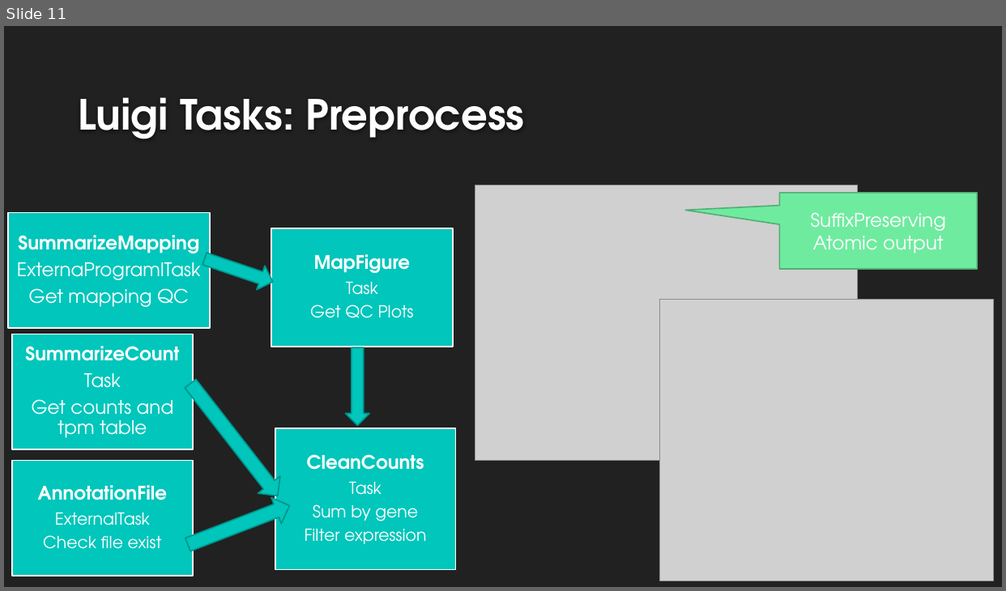
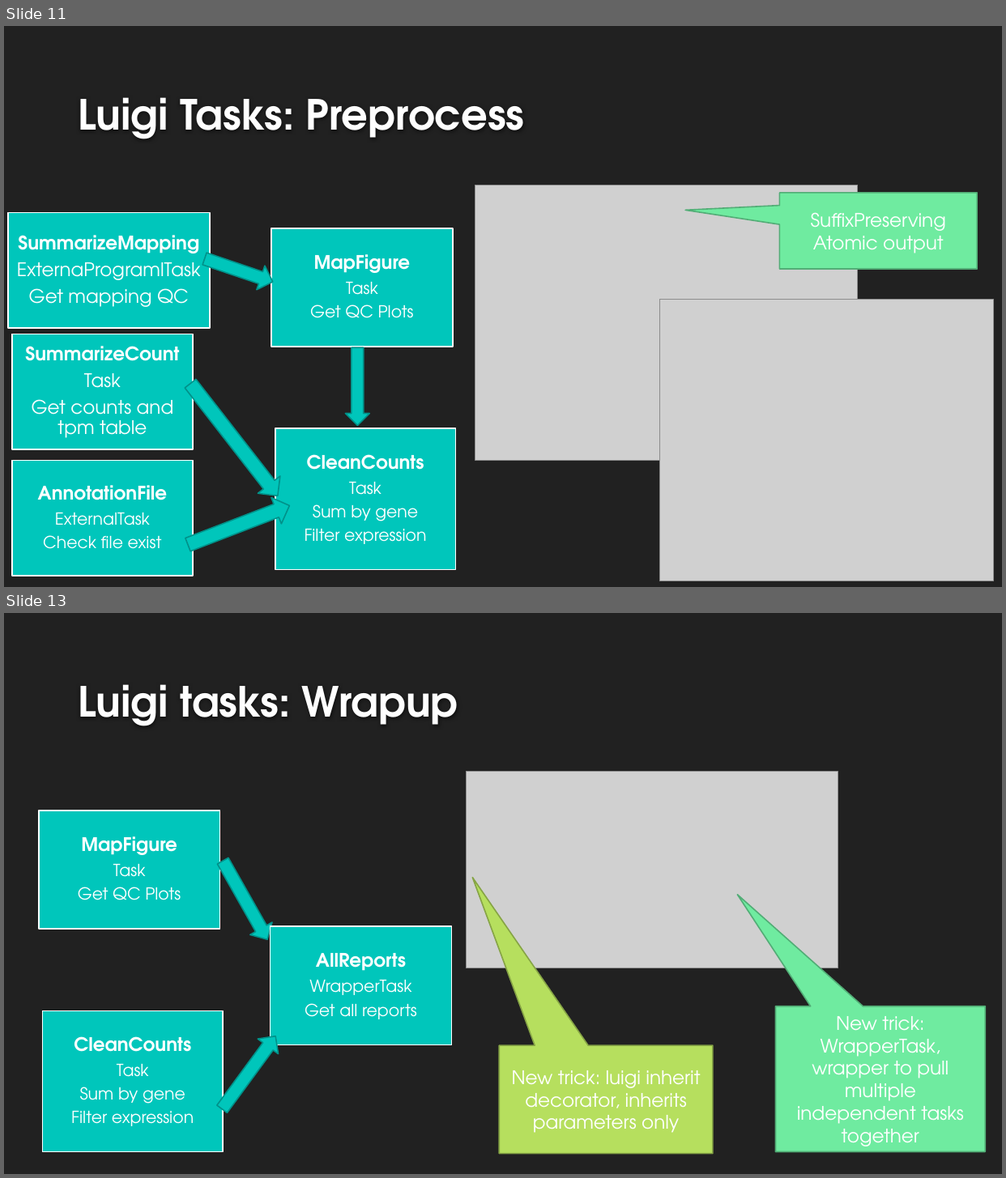
Before and after one commit to zhangchipku/luigi_RNA_seq, a slide deck: Using Luigi to control RNA-seq data processing pipeline.pptx. Shown one above the other, each under a label of ours: slide 11 before the commit, slides 11 and 13 after it; the slides between them are not shown. The pictures are 1006x591 and 1006x1178 pixels, drawn with LibreOffice and Linux fonts; fonts in the diff are those of the drawing; grey boxes stand for pictures; background and template pictures are left out. Boxes give left, top, right and bottom in pixels: in the first picture for what was removed or moved away, otherwise in the second. Text is boxed around its words. In the diff, an @@ line names an element or a change of style, - is before the commit and + after.

```diff
--- a/Using Luigi to control RNA-seq data processing pipeline.pptx
+++ b/Using Luigi to control RNA-seq data processing pipeline.pptx
@@ slide 13 added at (4, 613, 1002, 1174), background #212121 @@
@@ title added at (78, 684, 458, 726), 40 pt, text #FEFEFE, bold @@
+Luigi tasks: Wrapup
@@ picture added at (466, 772, 838, 968) @@
@@ freeform shape added at (39, 811, 219, 929), fill #00C6BB, outline #FFFFFF 1.25 pt, 16 pt, text #FFFFFF @@
+MapFigure
+Task
+Get QC Plots
@@ right arrow added at (212, 855, 279, 946), fill #00C6BB, outline #00928A 1.25 pt @@
@@ freeform shape added at (270, 926, 452, 1045), fill #00C6BB, outline #FFFFFF 1.25 pt, 16 pt, text #FFFFFF @@
+AllReports
+WrapperTask
+Get all reports
@@ freeform shape added at (42, 1012, 223, 1152), fill #00C6BB, outline #FFFFFF 1.25 pt, 16 pt, text #FFFFFF @@
+CleanCounts
+Task
+Sum by gene
+Filter expression
@@ speech box added at (776, 1007, 986, 1152), fill #6FEBA0, outline #52AE76 1.25 pt, 18 pt, text #FFFFFF @@
+New trick: WrapperTask, wrapper to pull multiple independent tasks together
@@ right arrow added at (212, 1029, 286, 1117), fill #00C6BB, outline #00928A 1.25 pt @@
@@ speech box added at (500, 1046, 713, 1154), fill #B6DF5E, outline #87A546 1.25 pt, 18 pt, text #FFFFFF @@
+New trick: luigi inherit decorator, inherits parameters only
```
Also in this commit, not shown: 2 slides changed, 1 other slide added, 3 other files.
